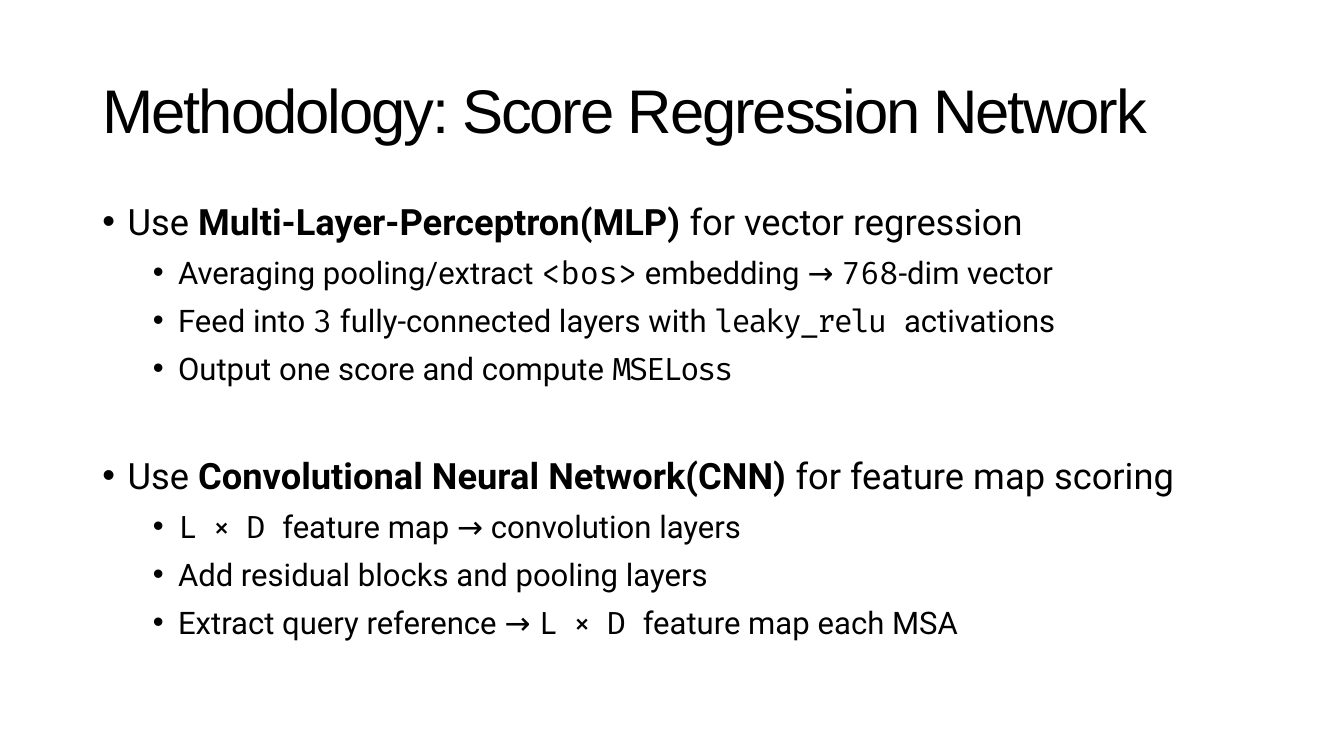
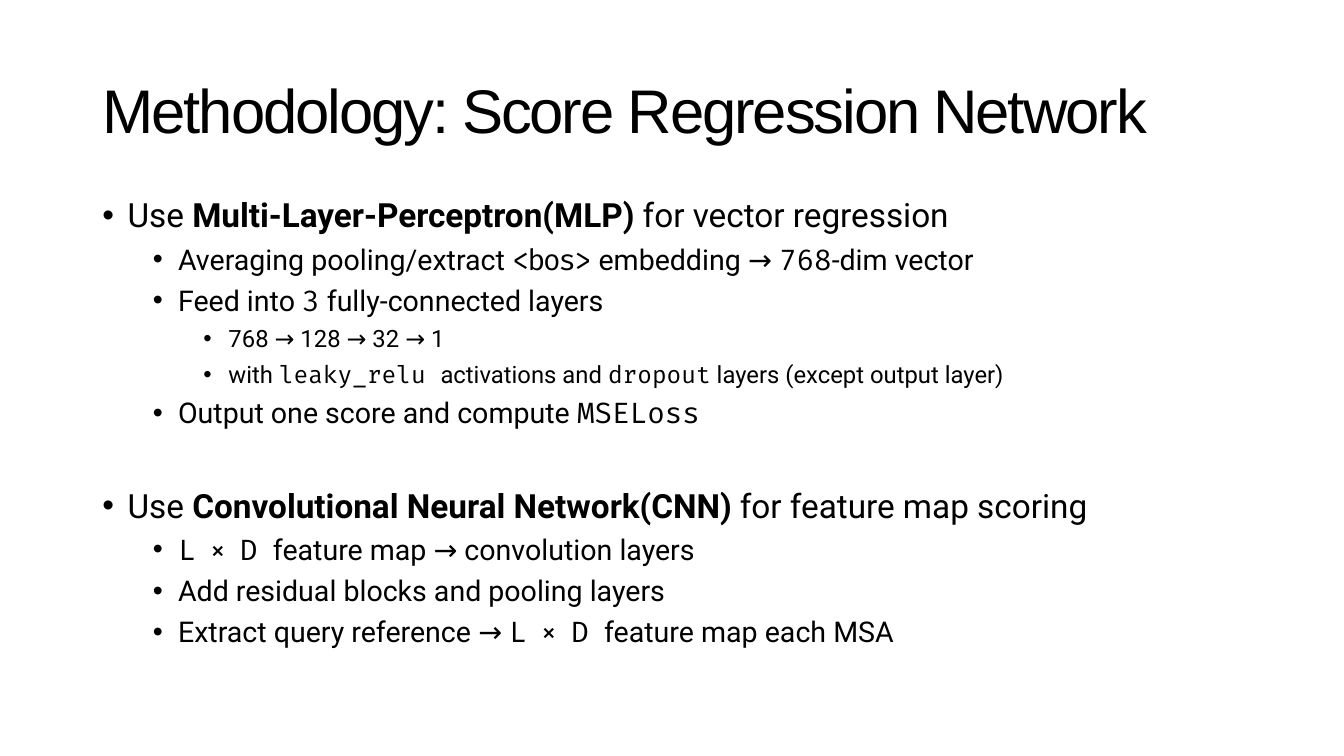
Before and after one commit to NaiL23/ShanghaiTech-CS177H-MSA-Scoring, a slide deck: slide 8 of report/presentation.pptx. Drawn at 1344x756 pixels with LibreOffice and Linux fonts; fonts in the diff are those of the drawing. Boxes give left, top, right and bottom in pixels: in the first picture for what was removed or moved away, otherwise in the second. Text is boxed around its words. In the diff, an @@ line names an element or a change of style, - is before the commit and + after.

```diff
--- a/report/presentation.pptx
+++ b/report/presentation.pptx
@@ text at (x1=128, y1=201, x2=1087, y2=648): size 25.9 to 23.8 pt in "Use Multi-Layer-Perceptron(MLP) for vector regression", "Use Convolutional Neural Network(CNN) for feature map ..."; size 22.2 to 20.4 pt in "Averaging pooling/extract <bos> embedding → 768-dim vector", "Output one score and compute MSELoss", "L × D feature map → convolution ...", "Add residual blocks and pooling layers" and 1 more places; letter spacing 0 to -1.5 pt in "<bos>"; letter spacing -1.5 to 0 pt in "MSELoss"; line spacing 1.1 to 1 @@
@@ text at (x1=178, y1=289, x2=1004, y2=389): text changed; size 22.2 to 17 pt @@
-  • Feed into 3 fully-connected layers with leaky_relu activations
+  • Feed into 3 fully-connected layers
+    • 768 → 128 → 32 → 1
+    • with leaky_relu activations and dropout layers (except output layer)
```
Also in this commit, not shown: 1 other slide changed, 2 slides added, 1 slide removed, 3 other files.
